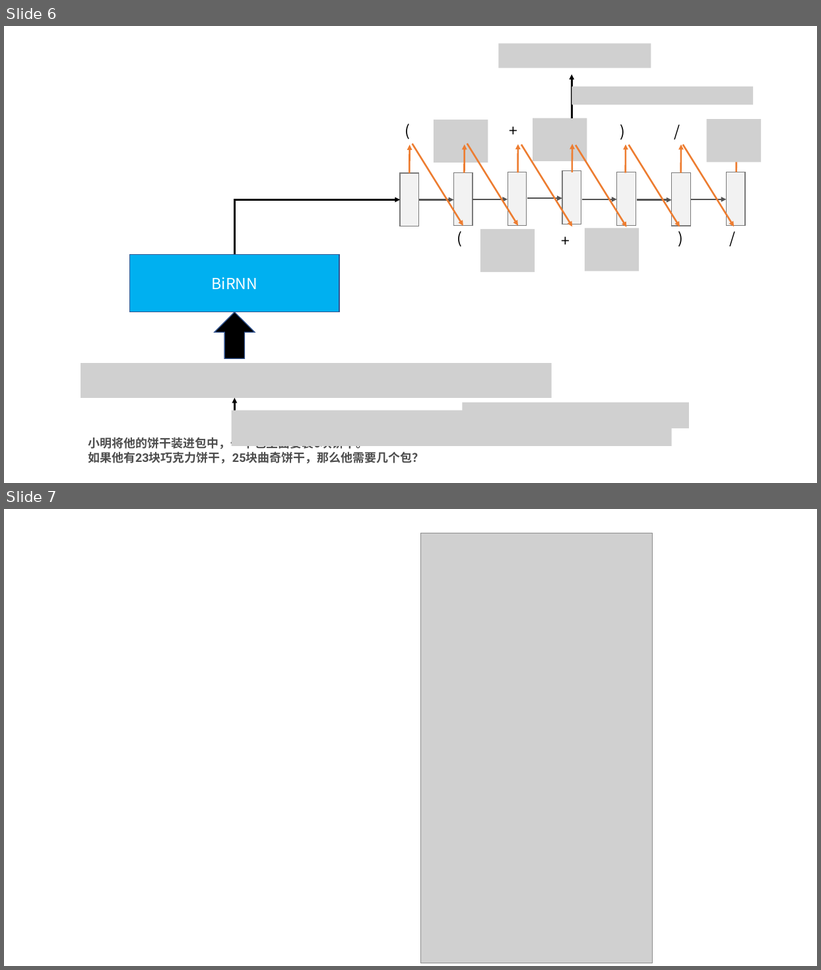
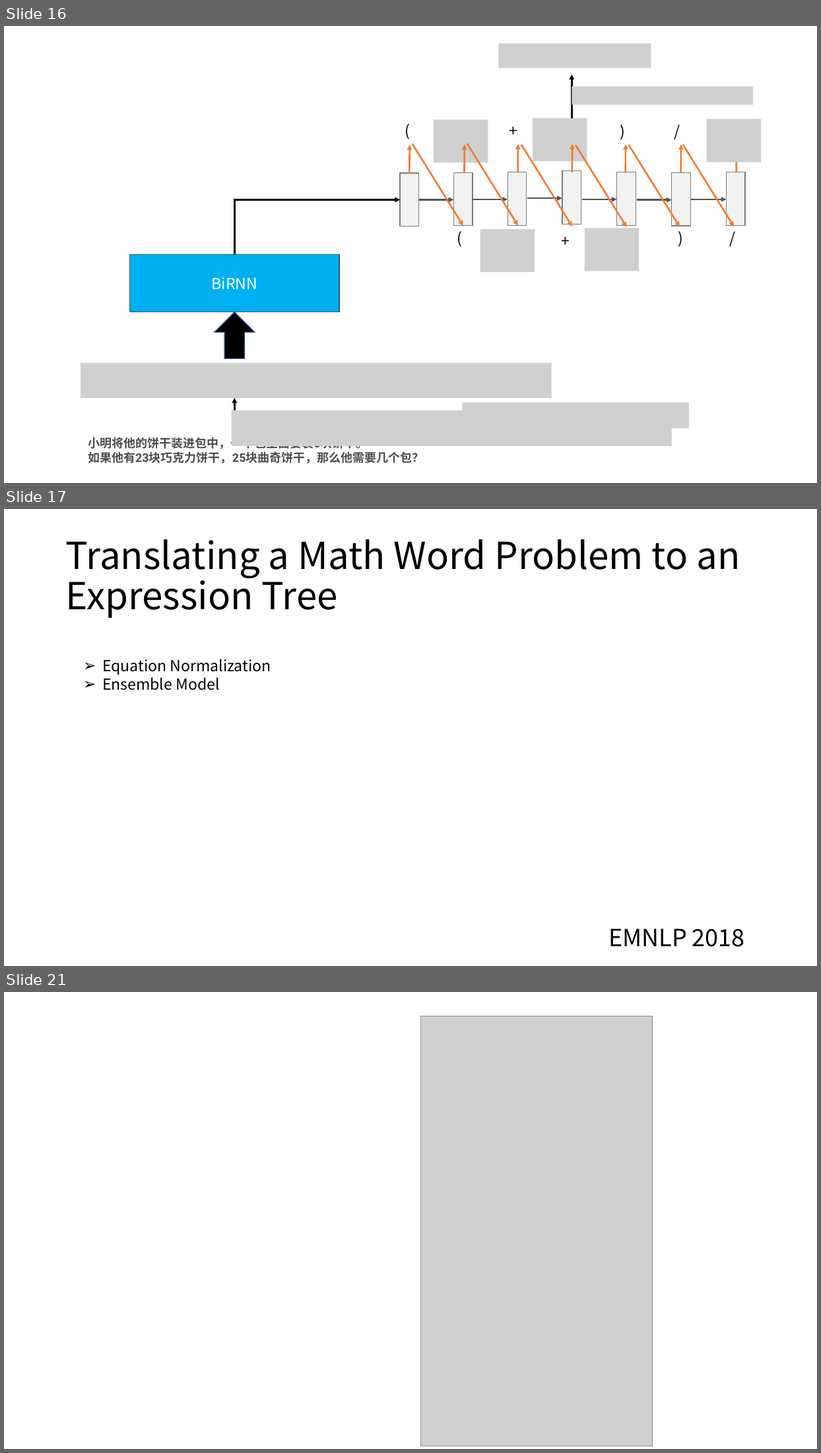
Before and after one commit to xhsun1997/MWP, a slide deck: ppt/mwp.pptx. Shown one above the other, each under a label of ours: slides 6 and 7 before the commit, slides 16, 17 and 21 after it; the slides between them are not shown. The pictures are 821x970 and 821x1453 pixels, drawn with LibreOffice and Linux fonts; fonts in the diff are those of the drawing; grey boxes stand for pictures. Boxes give left, top, right and bottom in pixels: in the first picture for what was removed or moved away, otherwise in the second. Text is boxed around its words. In the diff, an @@ line names an element or a change of style, - is before the commit and + after.

```diff
--- a/ppt/mwp.pptx
+++ b/ppt/mwp.pptx
@@ slide 17 added at bbox=[4, 509, 817, 966], background #FFFFFF @@
@@ title added at bbox=[66, 539, 740, 618], 44 pt, text #000000 @@
+Translating a Math Word Problem to an Expression Tree
@@ text added at bbox=[102, 659, 271, 691], 18 pt, text #000000 @@
+➢ Equation Normalization
+➢ Ensemble Model
@@ text added at bbox=[609, 929, 745, 947], 28 pt, text #000000 @@
+EMNLP 2018
@@ what was slide 6 is now slide 16 @@
@@ what was slide 7 is now slide 21 @@
```
Also in this commit, not shown: 1 slide changed, 23 other slides added, 1 slide removed, 5 other files.
